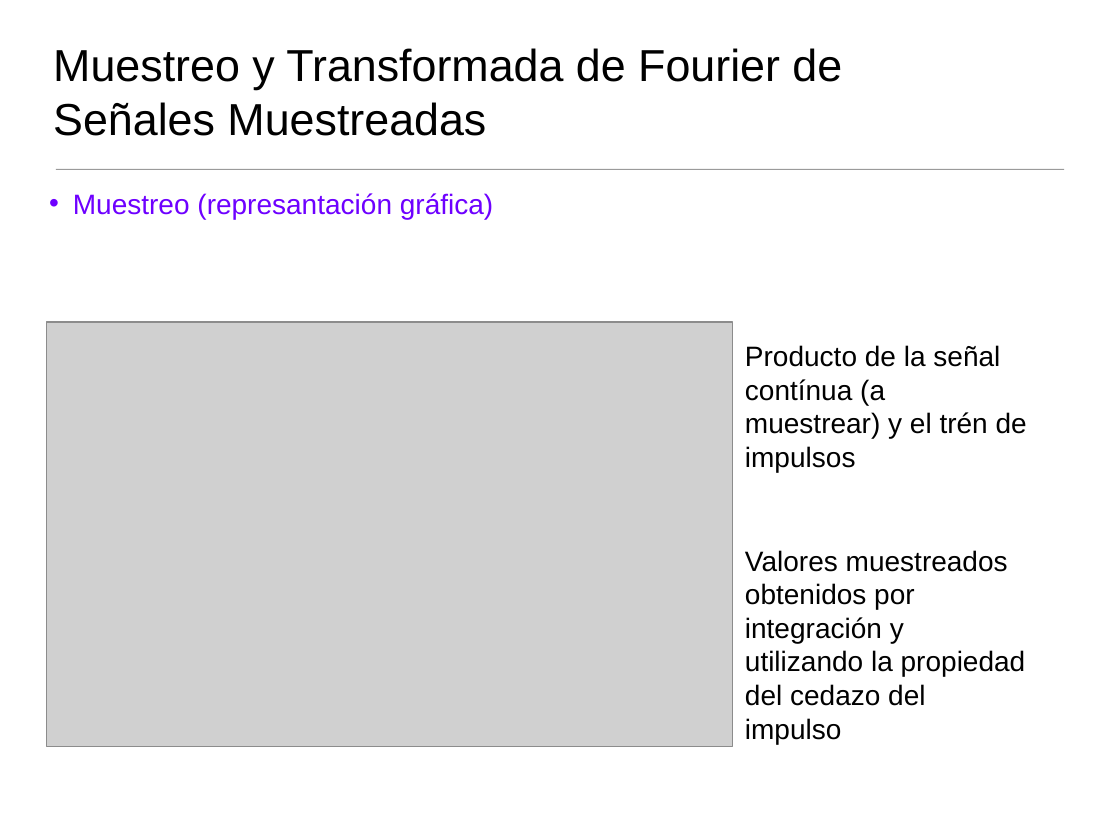
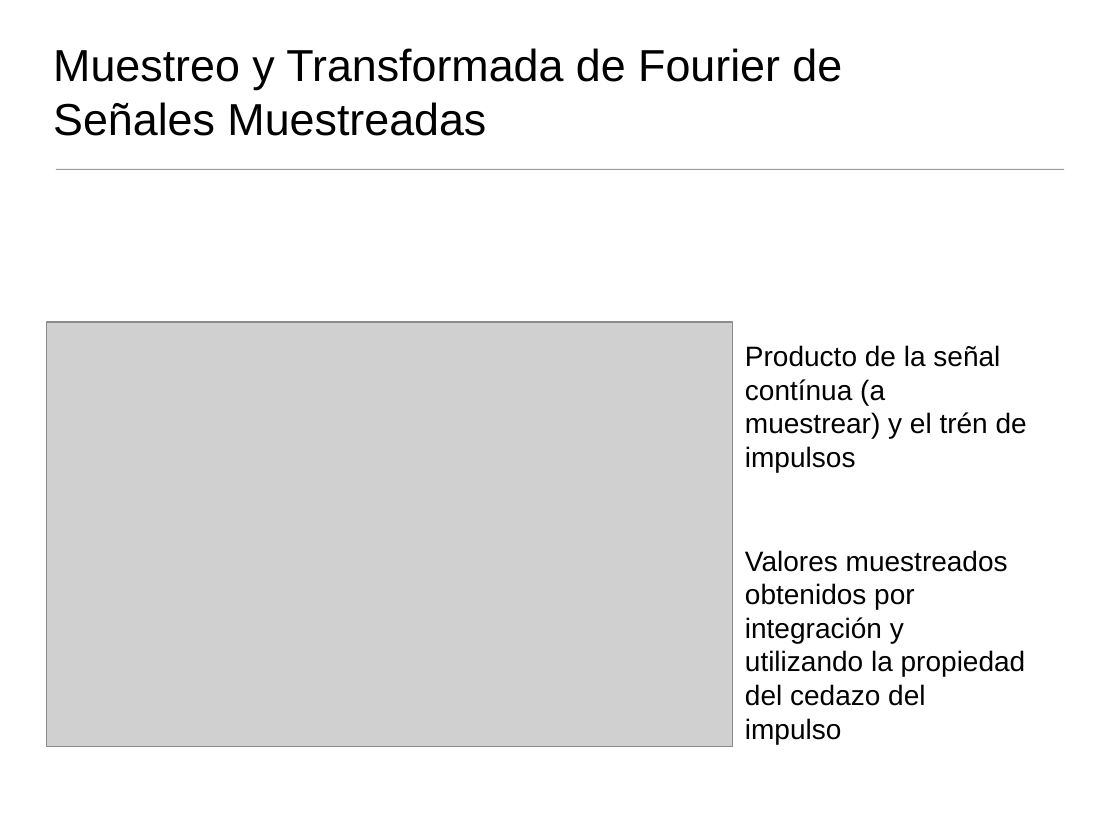
Before and after one commit to domingomery/imagenes, a slide deck: slide 22 of clases/Cap04_Sistemas_Lineales/presentations/IMG04_Fourier1D_Teoria.pptx (slide 27 before the commit). Drawn at 1120x840 pixels with LibreOffice and Linux fonts; fonts in the diff are those of the drawing; grey boxes stand for pictures. Boxes give left, top, right and bottom in pixels: in the first picture for what was removed or moved away, otherwise in the second. Text is boxed around its words. In the diff, an @@ line names an element or a change of style, - is before the commit and + after.

```diff
--- a/clases/Cap04_Sistemas_Lineales/presentations/IMG04_Fourier1D_Teoria.pptx
+++ b/clases/Cap04_Sistemas_Lineales/presentations/IMG04_Fourier1D_Teoria.pptx
@@ text removed at bbox=[73, 193, 493, 219] @@
-• Muestreo (represantación gráfica)
```
Also in this commit, not shown: 23 other slides changed, 9 slides added, 20 slides removed, 14 other files.
